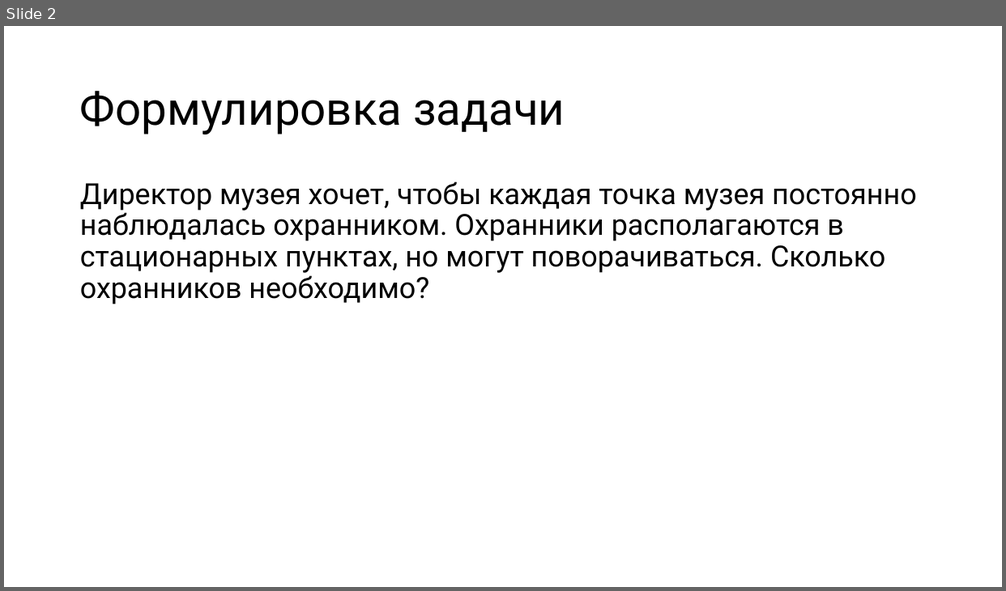
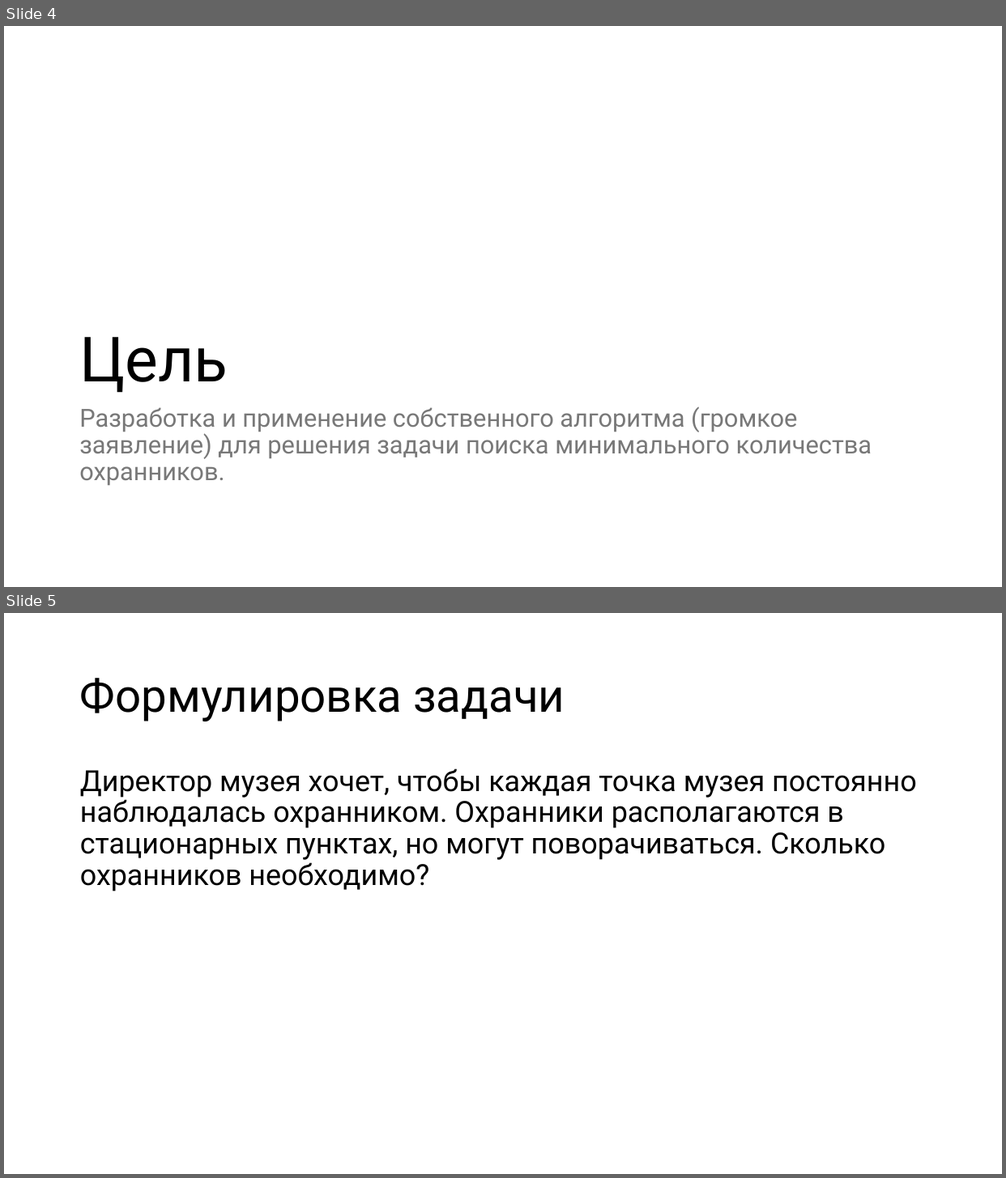
Before and after one commit to antllcon/art-gallery, a slide deck: presentation.pptx. Shown one above the other, each under a label of ours: slide 2 before the commit, slides 4 and 5 after it. The pictures are 1006x591 and 1006x1178 pixels, drawn with LibreOffice and Linux fonts; fonts in the diff are those of the drawing. Boxes give left, top, right and bottom in pixels: in the first picture for what was removed or moved away, otherwise in the second. Text is boxed around its words. In the diff, an @@ line names an element or a change of style, - is before the commit and + after.

```diff
--- a/presentation.pptx
+++ b/presentation.pptx
@@ slide 4 added at (4, 26, 1002, 587), background #FFFFFF @@
@@ title added at (79, 337, 228, 393), 60 pt, text #000000 @@
+Цель
@@ text added at (79, 407, 872, 485), 24 pt, text #797979 @@
+Разработка и применение собственного алгоритма (громкое заявление) для решения задачи поиска минимального количества охранников.
@@ what was slide 2 is now slide 5 @@
```
Also in this commit, not shown: 4 slides changed, 2 other slides added, 2 other files.
